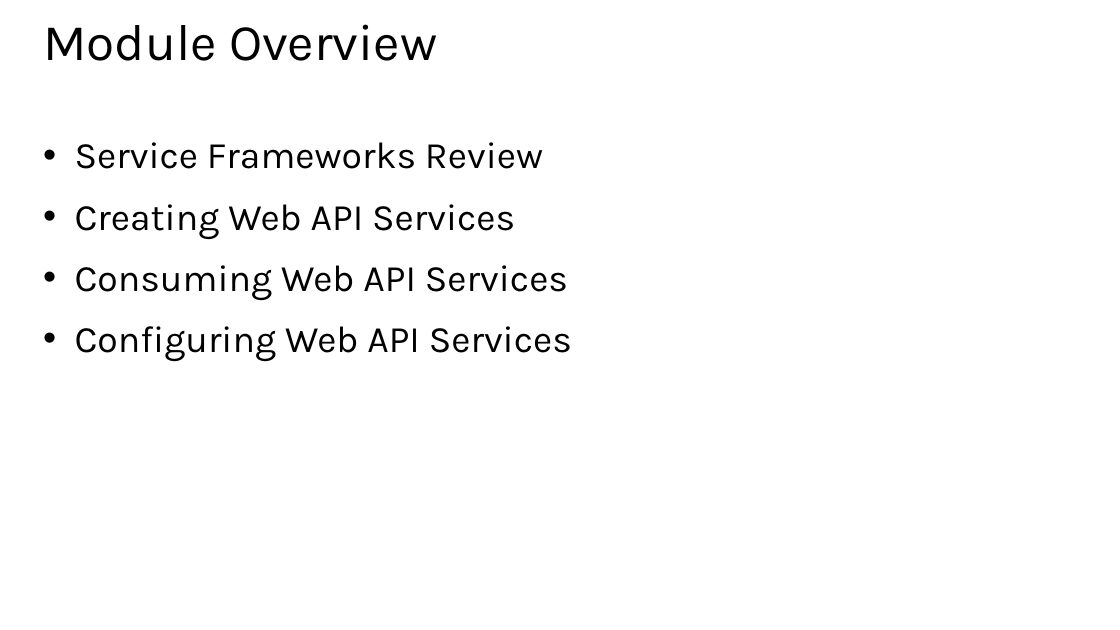
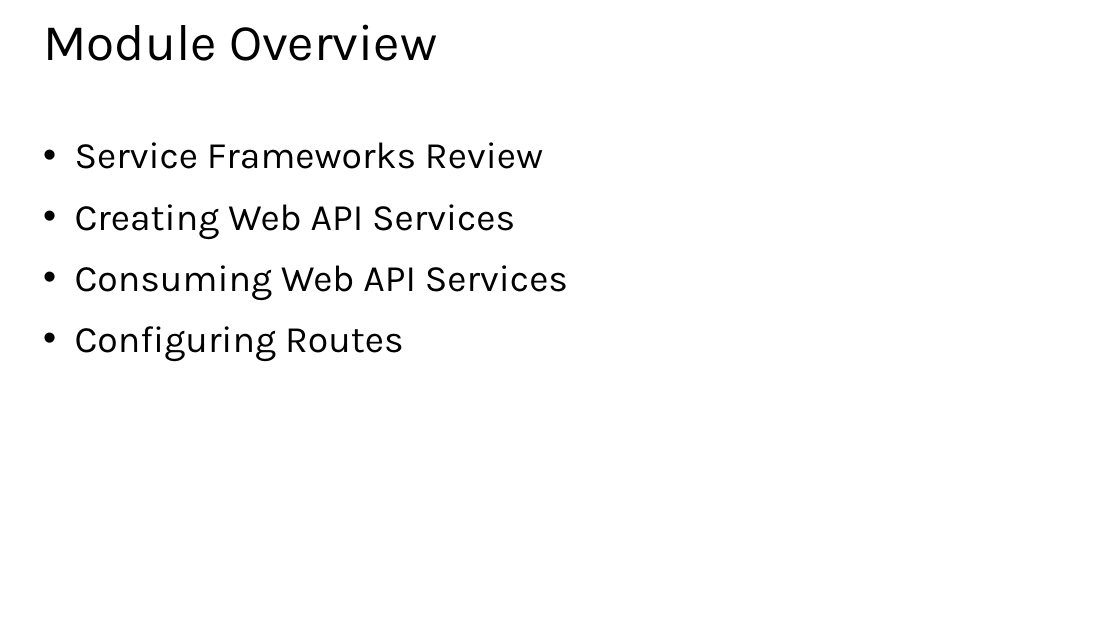
Before and after one commit to BretStateham/MVAWebServicesAndAzure, a slide deck: slide 2 of 06-WebAPI/06-WebAPI.pptx. Drawn at 1120x630 pixels with LibreOffice and Linux fonts; fonts in the diff are those of the drawing. Boxes give left, top, right and bottom in pixels: in the first picture for what was removed or moved away, otherwise in the second. Text is boxed around its words. In the diff, an @@ line names an element or a change of style, - is before the commit and + after.

Commit message:
Web API Deck Done

```diff
--- a/06-WebAPI/06-WebAPI.pptx
+++ b/06-WebAPI/06-WebAPI.pptx
@@ text at box(75, 326, 404, 362): text changed @@
-• Configuring Web API Services
+• Configuring Routes
```
Also in this commit, not shown: 1 other slide changed, 8 slides added.
